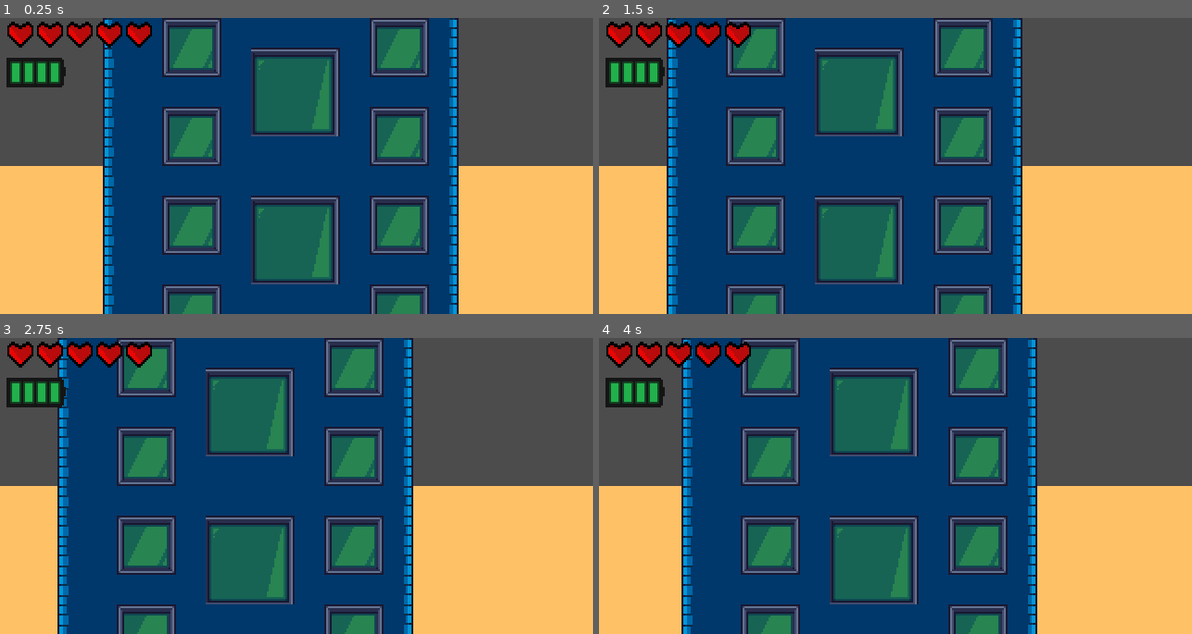
Above: before the commit, frames 1-4 (two rows, left to right).
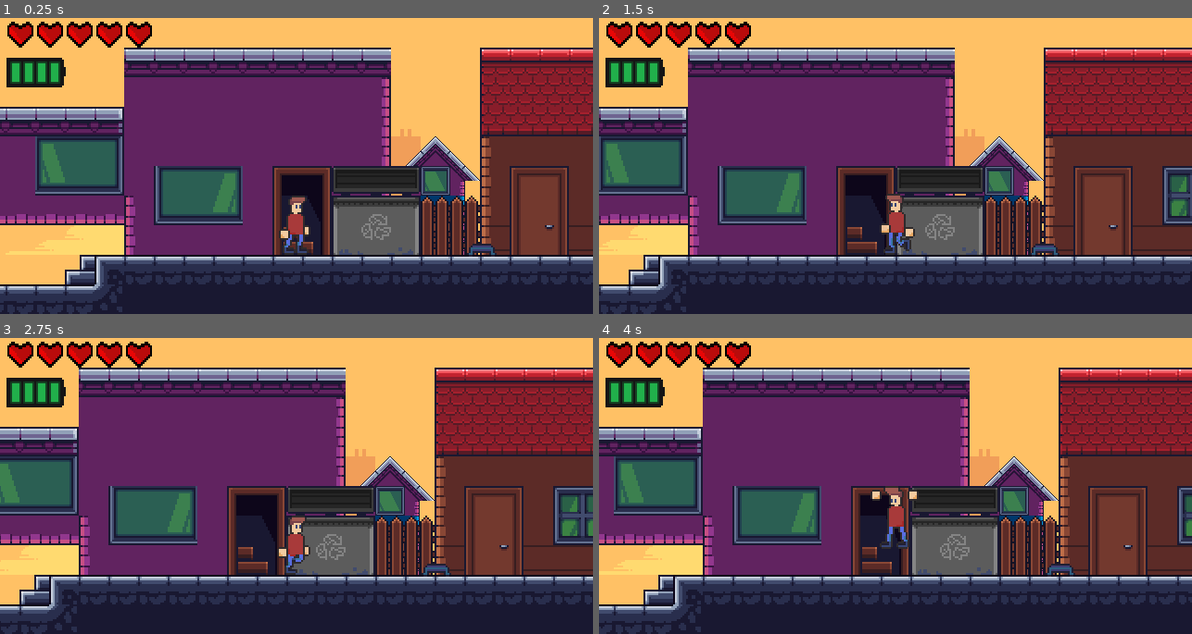
Above: after the commit, the same moments.

Repository: Glow-Project/LostTech
Game: Godot game, scene res://Levels/Level2/Level2.tscn
Same seed, same stepped clock (60 frames per second), same inputs: the game is played once before the commit and once after it. This scene is started directly instead of the project's main scene. Sound files missing from this copy of the repository are replaced by a short silence.
Inputs:
- Up to frame 1 (0.25 s): no input
- Up to frame 2 (1.5 s): tap Enter (ui_accept) at 0.5, 0.77 s; hold Right (ui_right) 0.53-1.28 s; tap 1 (1) at 0.6, 1.35 s; hold Left (ui_left) from 1.28 s (still down)
- Up to frame 3 (2.75 s): tap Enter (ui_accept) at 1.52 s; release Left (ui_left) at 2.03 s; hold Right (ui_right) from 2.03 s (still down); tap 1 (1) at 2.1 s
- Up to frame 4 (4 s): release Right (ui_right) at 2.78 s; hold Up (ui_up) 2.78-3.53 s; tap 1 (1) at 2.85, 3.6 s; tap Enter (ui_accept) at 3.02, 3.77 s; hold Left (ui_left) from 3.53 s (still down)

The runs differ from the first frame. In frame 1, 94% of the frame differs, in the area x 0-100%, y 0-100%; in frame 2, 95%; in frame 3, 95%; in frame 4, 95%.

Commit message:
lvl2: finish elevator

Diff:
--- a/Camera/Camera.gd
+++ b/Camera/Camera.gd
@@ -4,7 +4,9 @@
 	var player = get_node_or_null("../Player")
 	if (!is_instance_valid(player)): return
 	position.x = player.position.x
-	if (player.position.y < -10):
+	if (player.position.y < -170):
+		position.y = -240
+	elif (player.position.y < -10):
 		position.y = -80
 	else:
 		position.y = 80
--- a/Design/Tilesets/Houses.tres
+++ b/Design/Tilesets/Houses.tres
@@ -2,17 +2,8 @@
 
 [ext_resource path="res://Design/Foreground/mp_cs_buildings.png" type="Texture" id=1]
 
-[sub_resource type="ConvexPolygonShape2D" id=8]
+[sub_resource type="ConvexPolygonShape2D" id=1]
 points = PoolVector2Array( 0, 0, 16, 0, 16, 16, 0, 16 )
-
-[sub_resource type="ConvexPolygonShape2D" id=9]
-points = PoolVector2Array( 0, 0, 16, 0, 16, 16, 0, 16 )
-
-[sub_resource type="ConvexPolygonShape2D" id=10]
-points = PoolVector2Array( 0, 0, 16, 0, 16, 16, 0, 16 )
-
-[sub_resource type="ConvexPolygonShape2D" id=1]
-points = PoolVector2Array( 16, 0, 16, 16, 0, 16, 0, 16 )
 
 [sub_resource type="ConvexPolygonShape2D" id=2]
 points = PoolVector2Array( 0, 0, 16, 0, 16, 16, 0, 16 )
@@ -21,15 +12,24 @@
 points = PoolVector2Array( 0, 0, 16, 0, 16, 16, 0, 16 )
 
 [sub_resource type="ConvexPolygonShape2D" id=4]
+points = PoolVector2Array( 16, 0, 16, 16, 0, 16, 0, 16 )
+
+[sub_resource type="ConvexPolygonShape2D" id=5]
 points = PoolVector2Array( 0, 0, 16, 0, 16, 16, 0, 16 )
 
-[sub_resource type="ConvexPolygonShape2D" id=5]
+[sub_resource type="ConvexPolygonShape2D" id=6]
+points = PoolVector2Array( 0, 0, 16, 0, 16, 16, 0, 16 )
+
+[sub_resource type="ConvexPolygonShape2D" id=7]
+points = PoolVector2Array( 0, 0, 16, 0, 16, 16, 0, 16 )
+
+[sub_resource type="ConvexPolygonShape2D" id=8]
 points = PoolVector2Array( 16, 16, 0, 16, 0, 0, 0, 0 )
 
-[sub_resource type="ConvexPolygonShape2D" id=6]
+[sub_resource type="ConvexPolygonShape2D" id=9]
 points = PoolVector2Array( 0, 16, 0, 16, 0, 0, 16, 0, 0, 16 )
 
-[sub_resource type="ConvexPolygonShape2D" id=7]
+[sub_resource type="ConvexPolygonShape2D" id=10]
 points = PoolVector2Array( 16, 16, 16, 16, 0, 0, 16, 0, 16, 16, 16, 16 )
 
 [resource]
--- a/Levels/Level2/Level2.gd
+++ b/Levels/Level2/Level2.gd
@@ -15,7 +15,6 @@
 		Global.is_paused = true
 		$AnimationPlayer.play("Fighting Intro")
 
-
 func _on_AnimationPlayer_animation_finished(anim_name):
 	if (anim_name == "Fighting Intro"):
 		$AnimationPlayer.play("Fighting advise")
--- a/Levels/Level2/Level2.tscn
+++ b/Levels/Level2/Level2.tscn
@@ -524,7 +524,7 @@
 "values": [ Vector2( 0, 0 ), Vector2( 0, -22.5 ) ]
 }
 
-[sub_resource type="Animation" id=18]
+[sub_resource type="Animation" id=17]
 resource_name = "elevator_stop"
 tracks/0/type = "value"
 tracks/0/path = NodePath("AnimationPlayer/Camera2D:offset")
@@ -536,7 +536,7 @@
 "times": PoolRealArray( 0, 1 ),
 "transitions": PoolRealArray( 1, 1 ),
 "update": 0,
-"values": [ Vector2( 0, -264.5 ), Vector2( 0, -350 ) ]
+"values": [ Vector2( 0, -264.5 ), Vector2( 0, -287 ) ]
 }
 tracks/1/type = "value"
 tracks/1/path = NodePath("../Camera:current")
@@ -545,10 +545,10 @@
 tracks/1/imported = false
 tracks/1/enabled = true
 tracks/1/keys = {
-"times": PoolRealArray( 1 ),
-"transitions": PoolRealArray( 1 ),
-"update": 1,
-"values": [ true ]
+"times": PoolRealArray( 0, 1 ),
+"transitions": PoolRealArray( 1, 1 ),
+"update": 1,
+"values": [ false, true ]
 }
 tracks/2/type = "value"
 tracks/2/path = NodePath("AnimationPlayer/Camera2D:zoom")
@@ -586,9 +586,20 @@
 "update": 0,
 "values": [ Vector2( 1304.36, -289 ) ]
 }
-
-[sub_resource type="Animation" id=17]
-resource_name = "elevator_up"
+tracks/5/type = "value"
+tracks/5/path = NodePath("AnimationPlayer/Camera2D:current")
+tracks/5/interp = 1
+tracks/5/loop_wrap = true
+tracks/5/imported = false
+tracks/5/enabled = true
+tracks/5/keys = {
+"times": PoolRealArray( 1 ),
+"transitions": PoolRealArray( 1 ),
+"update": 1,
+"values": [ false ]
+}
+
+[sub_resource type="Animation" id=18]
 tracks/0/type = "value"
 tracks/0/path = NodePath("AnimationPlayer/Camera2D:offset")
 tracks/0/interp = 1
@@ -686,10 +697,10 @@
 tile_data = PoolIntArray( 327686, 5, 0, 327731, 5, 0, 327737, 3, 0, 393258, 6, 0, 458774, 6, 0, 458806, 10, 0, 589794, 4, 0, 589799, 536870916, 0, 589855, 8, 0 )
 
 [node name="Player" parent="." instance=ExtResource( 4 )]
-position = Vector2( 1304.36, -289 )
+position = Vector2( 76.9799, 111.419 )
 
 [node name="Camera" parent="." instance=ExtResource( 3 )]
-position = Vector2( 1304.36, -301.421 )
+position = Vector2( 108.789, 77.5693 )
 
 [node name="Trampoline" parent="." instance=ExtResource( 19 )]
 position = Vector2( 176.949, 121.115 )
@@ -745,8 +756,8 @@
 
 [node name="AnimationPlayer" type="AnimationPlayer" parent="SecretLevel"]
 anims/elevator_intro = SubResource( 16 )
-anims/elevator_stop = SubResource( 18 )
-anims/elevator_up = SubResource( 17 )
+anims/elevator_stop = SubResource( 17 )
+anims/elevator_up = SubResource( 18 )
 
 [node name="Camera2D" type="Camera2D" parent="SecretLevel/AnimationPlayer"]
 position = Vector2( 1304.35, 48.1529 )
--- a/Levels/Level2/SecretLevel.gd
+++ b/Levels/Level2/SecretLevel.gd
@@ -4,11 +4,9 @@
 var MAX_FLOORS = 3
 var activated = false
 
-
 # Called when the node enters the scene tree for the first time.
 func _ready():
 	pass
-
 
 # Called every frame. 'delta' is the elapsed time since the previous frame.
 func _process(delta):
@@ -16,20 +14,21 @@
 		Global.is_paused = true
 		$AnimationPlayer.play("elevator_intro")
 
-
 func _on_SecretLevel_body_entered(body):
 	if body.name == "Player":
 		activated = true
-
 
 func _on_AnimationPlayer_animation_finished(anim_name):
 	if anim_name == "elevator_intro":
 		$AnimationPlayer.play("elevator_up")
 	elif anim_name == "elevator_up":
+		# Travel floors up until the deck has been reached
 		if floors_traveled < MAX_FLOORS:
 			floors_traveled += 1
 			$AnimationPlayer.play("elevator_up")
 		else:
+			activated = false
+			floors_traveled = 0
 			$AnimationPlayer.play("elevator_stop")
 	elif anim_name == "elevator_stop":
 		$AnimationPlayer.stop()
Not shown: 10 places in Design/Tilesets/Houses.tres that only renumber resources
